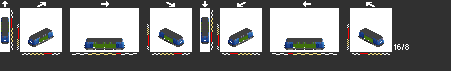
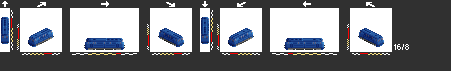
Before/after of a 451 × 71 layered artwork. What changed in the layer stack:
hid "dsb2" over [1, 17, 383, 50]
painted on "mz2" over [3, 26, 381, 41]
